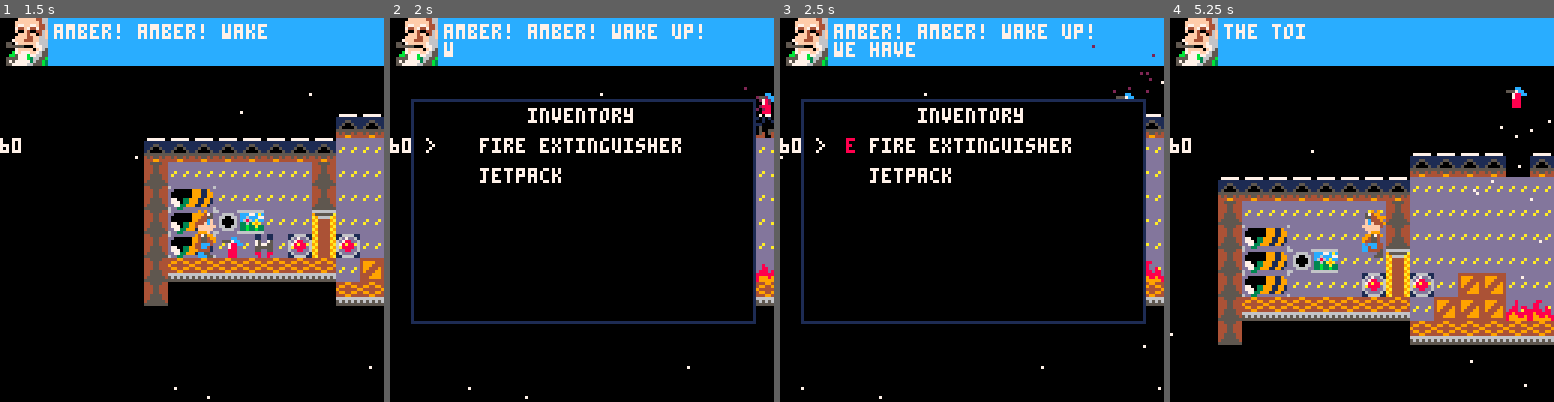
Above: before the commit, frames 1-4 (left to right).
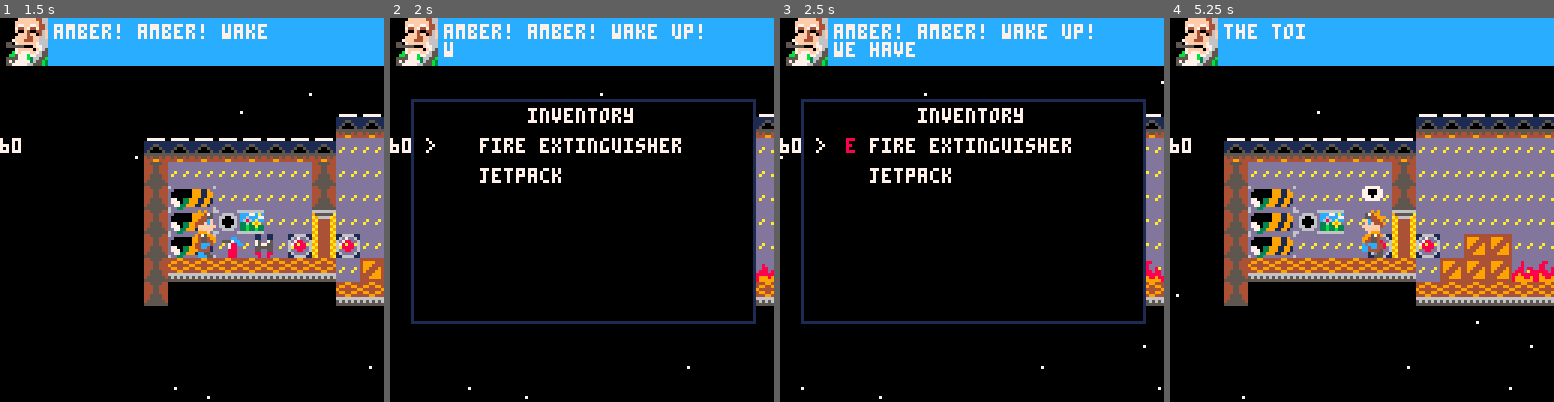
Above: after the commit, the same moments.

Repository: nsatragno/pico8-carts
Game: PICO-8 cartridge space_kludge/space_kludge.p8
Two runs of this game, one before a commit and one after it. Both use one fixed random seed, a clock stepped at 60 frames per second and the inputs below.
Inputs:
- Up to frame 1 (1.5 s): tap X (X key) at 0.33, 1.07 s; tap O (Z key) at 0.7 s
- Up to frame 2 (2 s): hold Right from 1.6 s (still down); tap O (Z key) at 1.7 s; tap X (X key) at 1.85 s
- Up to frame 3 (2.5 s): release Right at 2.1 s; tap O (Z key) at 2.1 s; hold Up 2.15-2.42 s; hold Right from 2.47 s (still down)
- Up to frame 4 (5.25 s): tap O (Z key) every 0.4 s from 2.5 to 4.9 s; tap X (X key) at 2.97, 4.08, 5.2 s; release Right at 3.03 s; hold Left 3.08-3.58 s; hold Down 3.63-3.97 s; hold Right 4.02-4.68 s; hold Up 4.73-5.03 s; hold Left from 5.08 s (still down)

Frame 1 is identical in both runs. In frame 2, 0.3% of the frame differs, in the area x 92-100%, y 17-32%; in frame 3, 0.1%; in frame 4, 35%, in the area x 0-100%, y 17-100%.

Commit message:
Particles follow hull breaches.

Diff:
--- a/space_kludge/space_kludge.p8
+++ b/space_kludge/space_kludge.p8
@@ -281,8 +281,8 @@
           end
         end
       elseif self.state == "attached" then
-        create_particle(self.x + 4, self.y + 4, rnd(2) - 1, rnd(2) - 1, 20, 2)
         if flr(time() * 10) % 2 == 0 then
+          create_particle(self.x + 4, self.y + 4, rnd(2) - 1, rnd(2) - 1, 20, 2)
           add(self.damaged_points, {
             x = self.attached_to.x + rnd(8), y = self.attached_to.y + rnd(8)
           })
@@ -312,6 +312,15 @@
 function create_hull_puncture(x, y, dx, dy)
   return {
     update = function()
+      -- move all particles towards puncture
+      for particle in all(g_actors) do
+        if particle.is_particle and not g_map:is_space(particle.x, particle.y) then
+          local vector = normalize(x - particle.x + 4, y - particle.y + 4)
+          particle.dx += vector.x * 0.1
+          particle.dy += vector.y * 0.1
+        end
+      end
+
       if flr(time() * 10) % 4 == 0 then
         local x_offset
         if dx == 0 then
@@ -325,20 +334,9 @@
           y_offset = rnd(50) * -sgn(dy)
         end
 
-        local particle = create_particle(
+        create_particle(
           x + rnd(8) + x_offset, y + rnd(8) + y_offset,
           dx, dy, 60, 7)
-        particle._update = function(self)
-          if g_map:is_solid(self.x, self.y) then
-            return true
-          end
-          if g_map:is_space(self.x, self.y) then
-            return
-          end
-          local vector = normalize(x - self.x + 4, y - self.y + 4)
-          self.dx += vector.x * 0.1
-          self.dy += vector.y * 0.1
-        end
       end
       if not g_player.in_space and
          abs(g_player.x - x) < 50 and
@@ -408,10 +406,12 @@
     dy = dy,
     life = life,
     color = color,
+    is_particle = true,
 
     update = function(self)
       self.life -= 1
-      if self.life <= 0 then
+      if self.life <= 0 or
+         g_map:is_solid(self.x, self.y) then
         return true
       end
       if g_map:is_solid(self.x + self.dx, self.y) then
@@ -498,9 +498,11 @@
         x_offset = 8
       end
 
-      create_particle(g_player.x + x_offset, g_player.y + 8,
-                      -g_player.facing * rnd(0.3), 1.5 + rnd(0.5),
-                      30, 2)
+      if flr(time()) * 5 % 5 == 0 then
+        create_particle(g_player.x + x_offset, g_player.y + 8,
+                        -g_player.facing * rnd(0.3), 1.5 + rnd(0.5),
+                        30, 2)
+      end
     end,  -- jetpack:use
   }
 end  -- create_jetpack
@@ -718,7 +720,7 @@
   add(g_actors, create_fire(128, 64))
   add(g_actors, create_fire(136, 64))
 
-  add(g_actors, create_denuvo(120, 0, 0, 0.2))
+  --add(g_actors, create_denuvo(120, 0, 0, 0.2))
 
   g_map = {
     draw = function(self)
